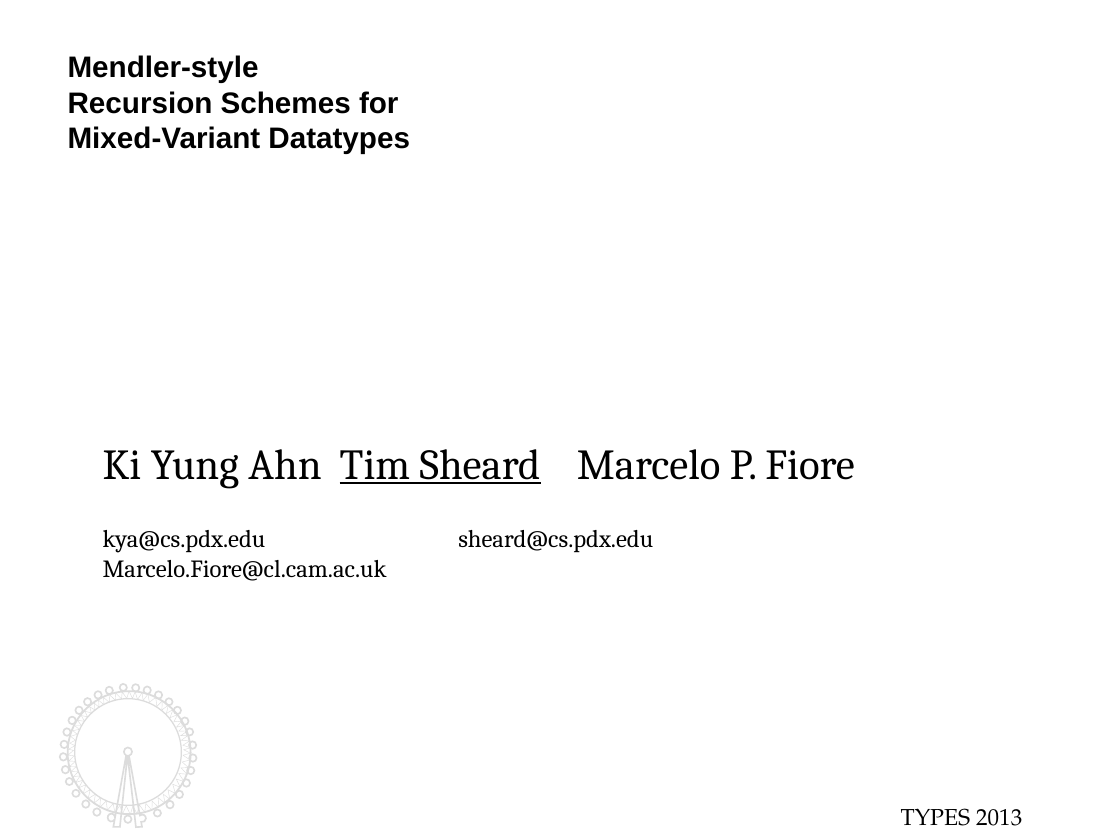
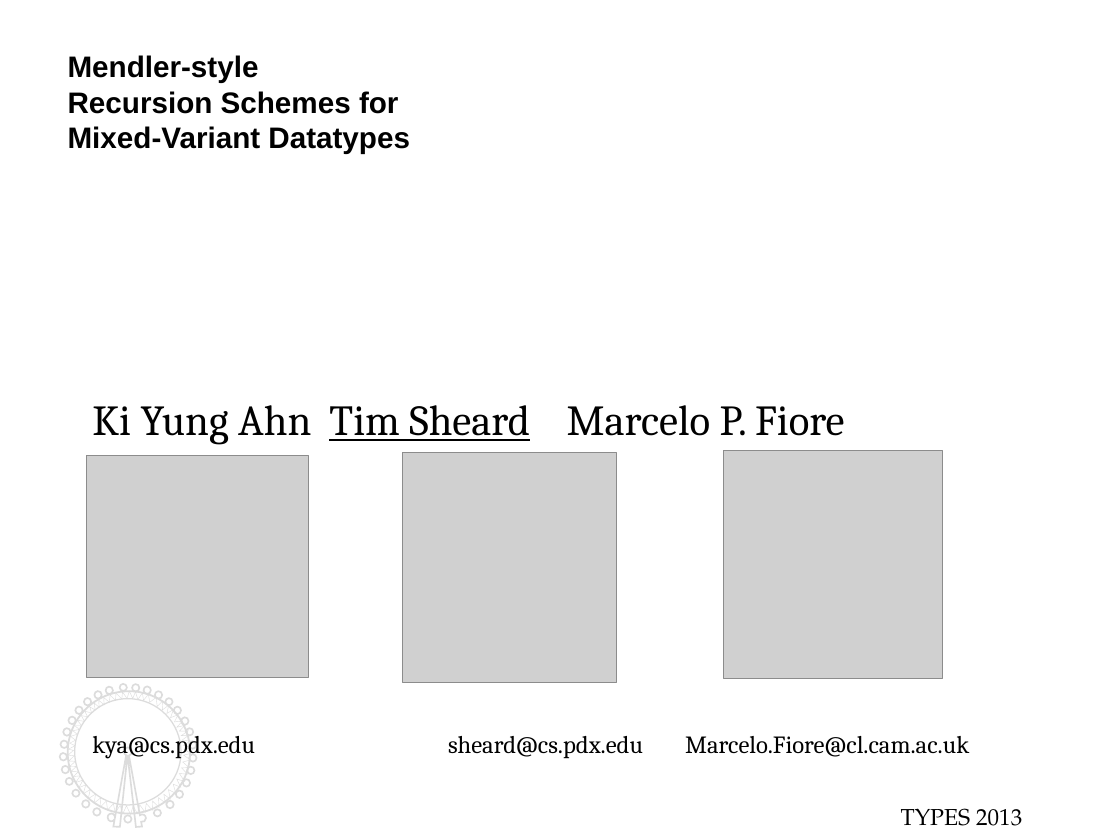
Before and after one commit to kyagrd/nax, a slide deck: slide 1 of trunk/draft/TYPES13/ppt/myslide.odp. Drawn at 1120x840 pixels with LibreOffice and Linux fonts; fonts in the diff are those of the drawing; grey boxes stand for pictures. Boxes give left, top, right and bottom in pixels: in the first picture for what was removed or moved away, otherwise in the second. Text is boxed around its words. In the diff, an @@ line names an element or a change of style, - is before the commit and + after.

```diff
--- a/trunk/draft/TYPES13/ppt/myslide.odp
+++ b/trunk/draft/TYPES13/ppt/myslide.odp
@@ text "Ki Yung Ahn Tim Sheard ..." rewrapped from (x1=103, y1=449, x2=854, y2=581) to (x1=92, y1=405, x2=969, y2=759) @@
@@ picture added at (x1=87, y1=456, x2=308, y2=677) @@
@@ picture added at (x1=403, y1=453, x2=617, y2=682) @@
@@ picture added at (x1=724, y1=451, x2=943, y2=679) @@
@@ outline redrawn in 3 elements at (x1=59, y1=685, x2=196, y2=828), (x1=68, y1=692, x2=191, y2=815), (x1=68, y1=692, x2=190, y2=814) @@
```
Also in this commit, not shown: 5 slides added, 1 slide removed, 5 other files.
